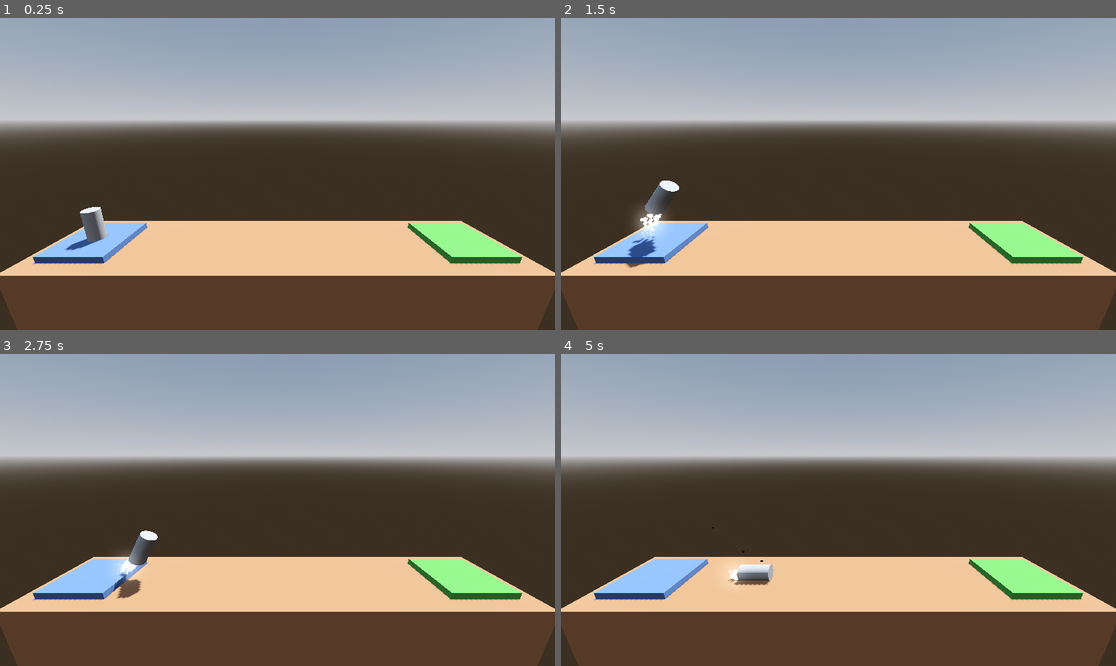
Above: before the commit, frames 1-4 (two rows, left to right).
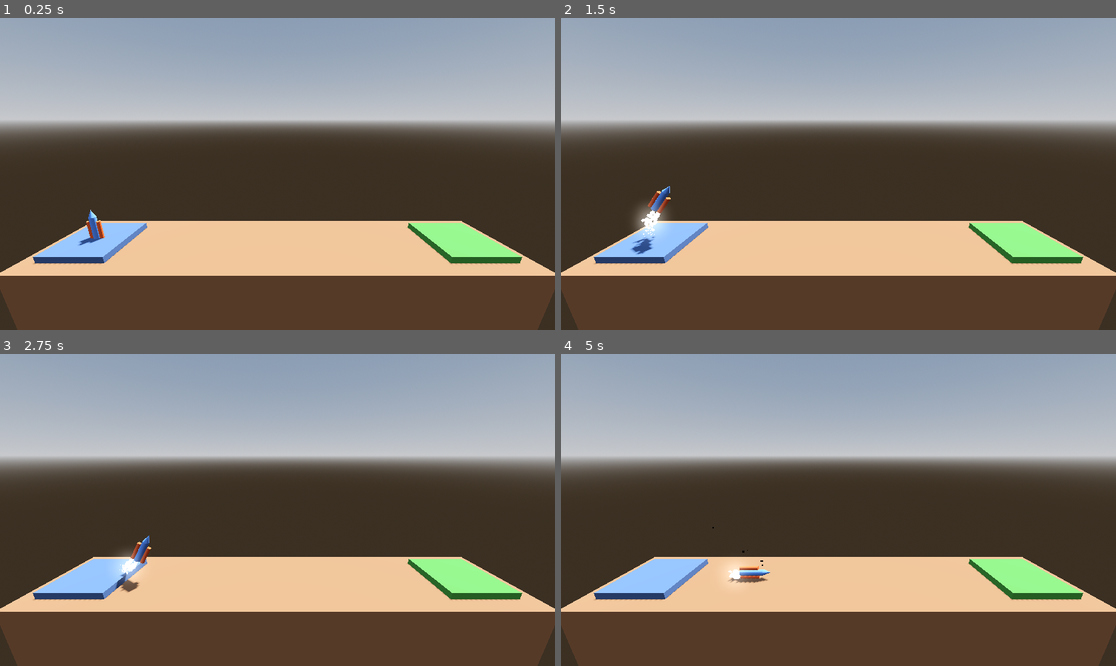
Above: after the commit, the same moments.

Repository: brianlove/Udemy-Godot-Project-Boost
Game: Godot game, scene res://Level/Level_01.tscn
Two runs of this game, one before a commit and one after it. Both use one fixed random seed, a clock stepped at 60 frames per second and the inputs below.
Inputs:
- Up to frame 1 (0.25 s): no input
- Up to frame 2 (1.5 s): tap Enter at 0.5 s; hold Right (rotate_right) 0.53-1.28 s; hold Space (boost) 0.53-1.28 s; hold Left (rotate_left) from 1.28 s (still down); tap Space (boost) at 1.35 s
- Up to frame 3 (2.75 s): release Left (rotate_left) at 2.03 s; hold Right (rotate_right) from 2.03 s (still down); hold Space (boost) from 2.03 s (still down)
- Up to frame 4 (5 s): release Space (boost) at 2.78 s; tap Space (boost) at 2.85, 4.35 s; release Right (rotate_right) at 3.53 s; hold Space (boost) 3.53-4.28 s; hold Left (rotate_left) from 3.53 s (still down)

The runs differ from the first frame. In frame 1, 0.5% of the frame differs, in the area x 11-20%, y 60-75%; in frame 2, 0.6%, in the area x 11-22%, y 52-81%; in frame 3, 0.5%; in frame 4, 0.4%.

Commit message:
Modify the ship design and add materials

Diff:
--- a/Player.tscn
+++ b/Player.tscn
@@ -7,10 +7,33 @@
 [ext_resource type="PackedScene" uid="uid://ux6ivcx1ovdp" path="res://particles/booster_particles.tscn" id="5_xne27"]
 [ext_resource type="PackedScene" uid="uid://dcecb8hw7dbrv" path="res://particles/explosion_particles.tscn" id="6_sanch"]
 [ext_resource type="PackedScene" uid="uid://jfwajmrh6ca7" path="res://particles/success_particles.tscn" id="7_3lkqp"]
+[ext_resource type="Material" uid="uid://cnnq1togq7bh5" path="res://ShipBlueMaterial.tres" id="8_ukkkv"]
+[ext_resource type="Material" uid="uid://bi5yeemobk4lc" path="res://ShipOrangeMaterial.tres" id="9_al4q6"]
 
 [sub_resource type="CylinderMesh" id="CylinderMesh_7c8fv"]
 
 [sub_resource type="CylinderShape3D" id="CylinderShape3D_yrnl0"]
+
+[sub_resource type="CylinderMesh" id="CylinderMesh_dbbv6"]
+top_radius = 0.0
+bottom_radius = 0.2
+height = 0.5
+
+[sub_resource type="CylinderMesh" id="CylinderMesh_js12c"]
+top_radius = 0.2
+bottom_radius = 0.2
+height = 1.5
+
+[sub_resource type="CylinderMesh" id="CylinderMesh_4y113"]
+top_radius = 0.12
+bottom_radius = 0.12
+height = 1.2
+
+[sub_resource type="StandardMaterial3D" id="StandardMaterial3D_my8qi"]
+albedo_color = Color(0.482353, 0.482353, 0.482353, 1)
+
+[sub_resource type="StandardMaterial3D" id="StandardMaterial3D_rcbaw"]
+albedo_color = Color(0.482353, 0.482353, 0.482353, 1)
 
 [node name="Player" type="RigidBody3D"]
 axis_lock_linear_z = true
@@ -23,6 +46,7 @@
 script = ExtResource("1_k20ix")
 
 [node name="Rocket" type="MeshInstance3D" parent="."]
+visible = false
 mesh = SubResource("CylinderMesh_7c8fv")
 
 [node name="CollisionShape3D" type="CollisionShape3D" parent="."]
@@ -46,13 +70,37 @@
 transform = Transform3D(1, 0, 0, 0, 1, 0, 0, 0, 1, 0, -1, 0)
 
 [node name="BoosterParticlesRight" parent="." instance=ExtResource("5_xne27")]
-transform = Transform3D(1, 0, 0, 0, 1, 0, 0, 0, 1, 0.4, -1, 0)
+transform = Transform3D(1, 0, 0, 0, 1, 0, 0, 0, 1, 0.32, -1, 0)
 
 [node name="BoosterParticlesLeft" parent="." instance=ExtResource("5_xne27")]
-transform = Transform3D(1, 0, 0, 0, 1, 0, 0, 0, 1, -0.4, -1, 0)
+transform = Transform3D(1, 0, 0, 0, 1, 0, 0, 0, 1, -0.32, -1, 0)
 
 [node name="ExplosionParticles" parent="." instance=ExtResource("6_sanch")]
 
 [node name="SuccessParticles" parent="." instance=ExtResource("7_3lkqp")]
 
+[node name="RocketTop" type="MeshInstance3D" parent="."]
+transform = Transform3D(1, 0, 0, 0, 1, 0, 0, 0, 1, 0, 0.75, 0)
+material_override = ExtResource("8_ukkkv")
+mesh = SubResource("CylinderMesh_dbbv6")
+surface_material_override/0 = ExtResource("9_al4q6")
+
+[node name="RocketBody" type="MeshInstance3D" parent="."]
+transform = Transform3D(1, 0, 0, 0, 1, 0, 0, 0, 1, 0, -0.25, 0)
+material_override = ExtResource("8_ukkkv")
+mesh = SubResource("CylinderMesh_js12c")
+surface_material_override/0 = ExtResource("9_al4q6")
+
+[node name="BoosterRight" type="MeshInstance3D" parent="."]
+transform = Transform3D(1, 0, 0, 0, 1, 0, 0, 0, 1, 0.32, -0.4, 0)
+material_override = ExtResource("9_al4q6")
+mesh = SubResource("CylinderMesh_4y113")
+surface_material_override/0 = SubResource("StandardMaterial3D_my8qi")
+
+[node name="BoosterLeft" type="MeshInstance3D" parent="."]
+transform = Transform3D(1, 0, 0, 0, 1, 0, 0, 0, 1, -0.32, -0.4, 0)
+material_override = ExtResource("9_al4q6")
+mesh = SubResource("CylinderMesh_4y113")
+surface_material_override/0 = SubResource("StandardMaterial3D_rcbaw")
+
 [connection signal="body_entered" from="." to="." method="_on_body_entered"]
--- /dev/null
+++ b/ShipBlueMaterial.tres
@@ -0,0 +1,4 @@
+[gd_resource type="StandardMaterial3D" format=3 uid="uid://cnnq1togq7bh5"]
+
+[resource]
+albedo_color = Color(0.4, 0.6, 1, 1)
--- /dev/null
+++ b/ShipOrangeMaterial.tres
@@ -0,0 +1,4 @@
+[gd_resource type="StandardMaterial3D" format=3 uid="uid://bi5yeemobk4lc"]
+
+[resource]
+albedo_color = Color(1, 0.4, 0.2, 1)
Not shown: 1 places in Player.tscn that only renumber resources
